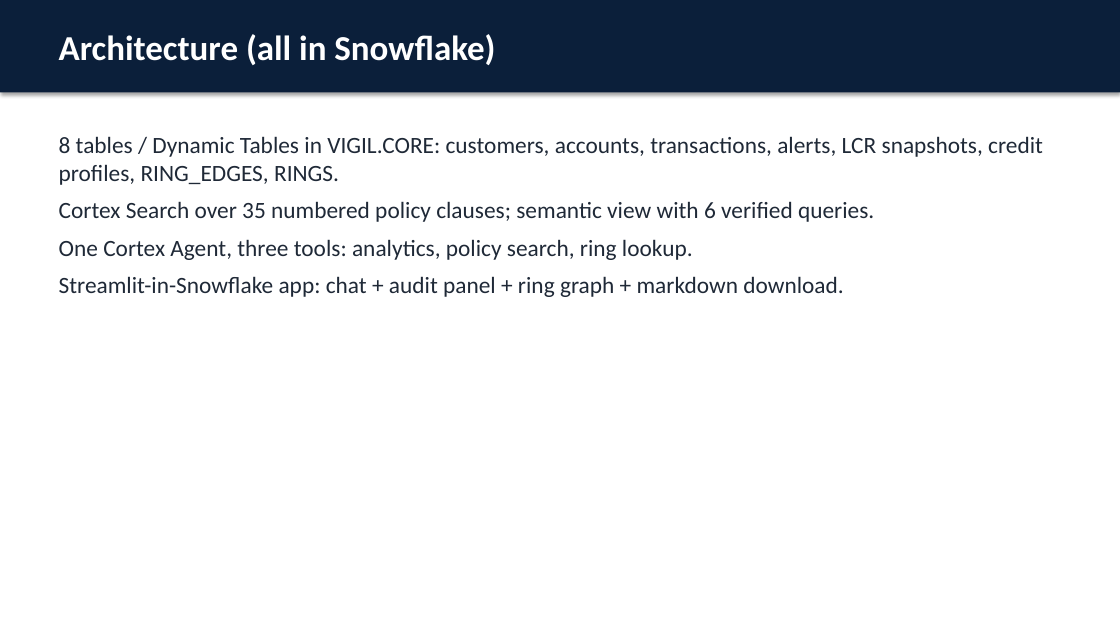
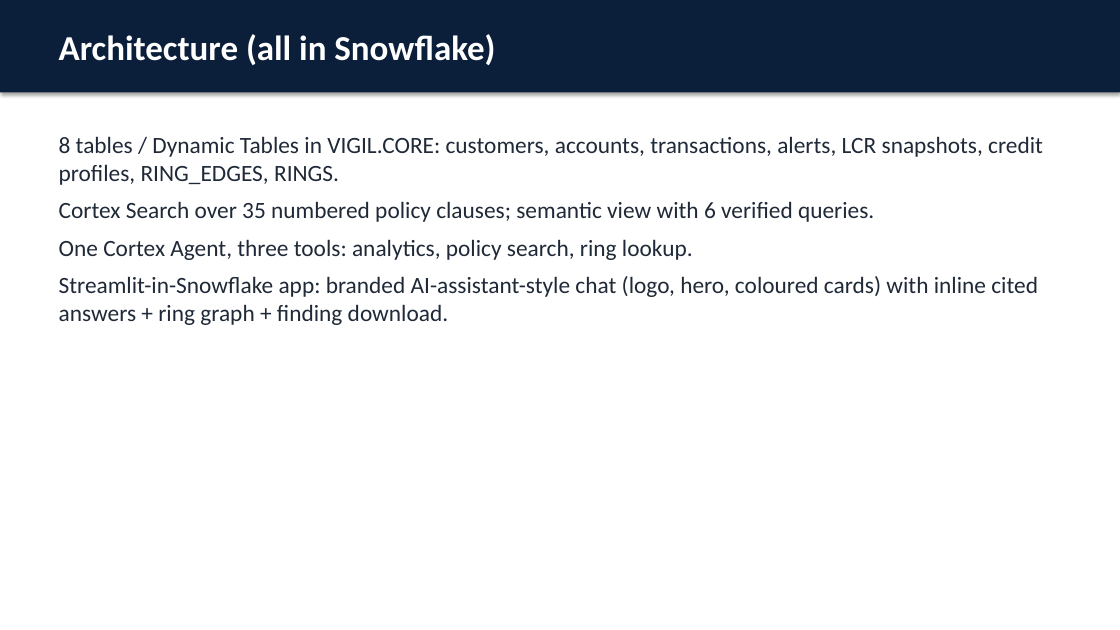
Before and after one commit to sam-raiden/vigil-risk-copilot, a slide deck: slide 4 of docs/Vigil_deck.pptx. Drawn at 1120x630 pixels with LibreOffice and Linux fonts; fonts in the diff are those of the drawing. Boxes give left, top, right and bottom in pixels: in the first picture for what was removed or moved away, otherwise in the second. Text is boxed around its words. In the diff, an @@ line names an element or a change of style, - is before the commit and + after.

```diff
--- a/docs/Vigil_deck.pptx
+++ b/docs/Vigil_deck.pptx
@@ text at bbox=[59, 276, 1038, 325]: text changed @@
-Streamlit-in-Snowflake app: chat + audit panel + ring graph + markdown download.
+Streamlit-in-Snowflake app: branded AI-assistant-style chat (logo, hero, coloured cards) with inline cited answers + ring graph + finding download.
```
Also in this commit, not shown: 2 other files.
